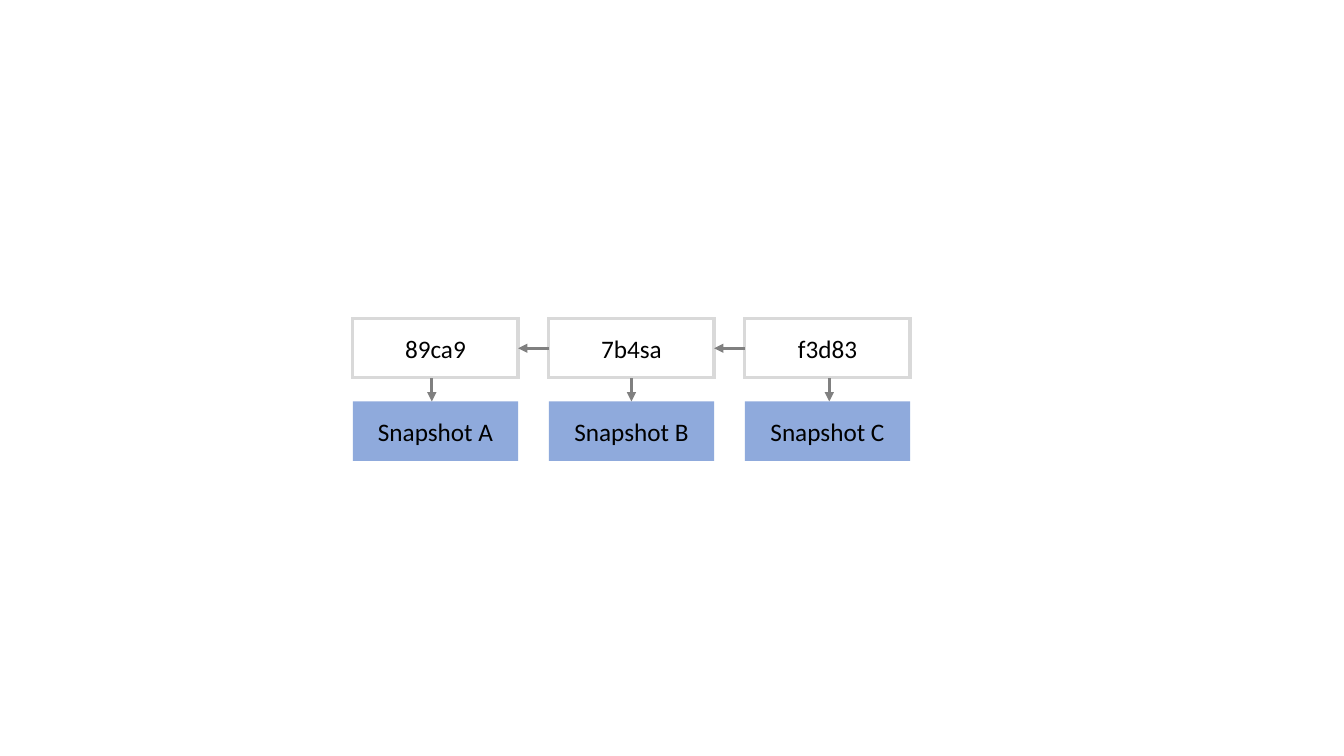
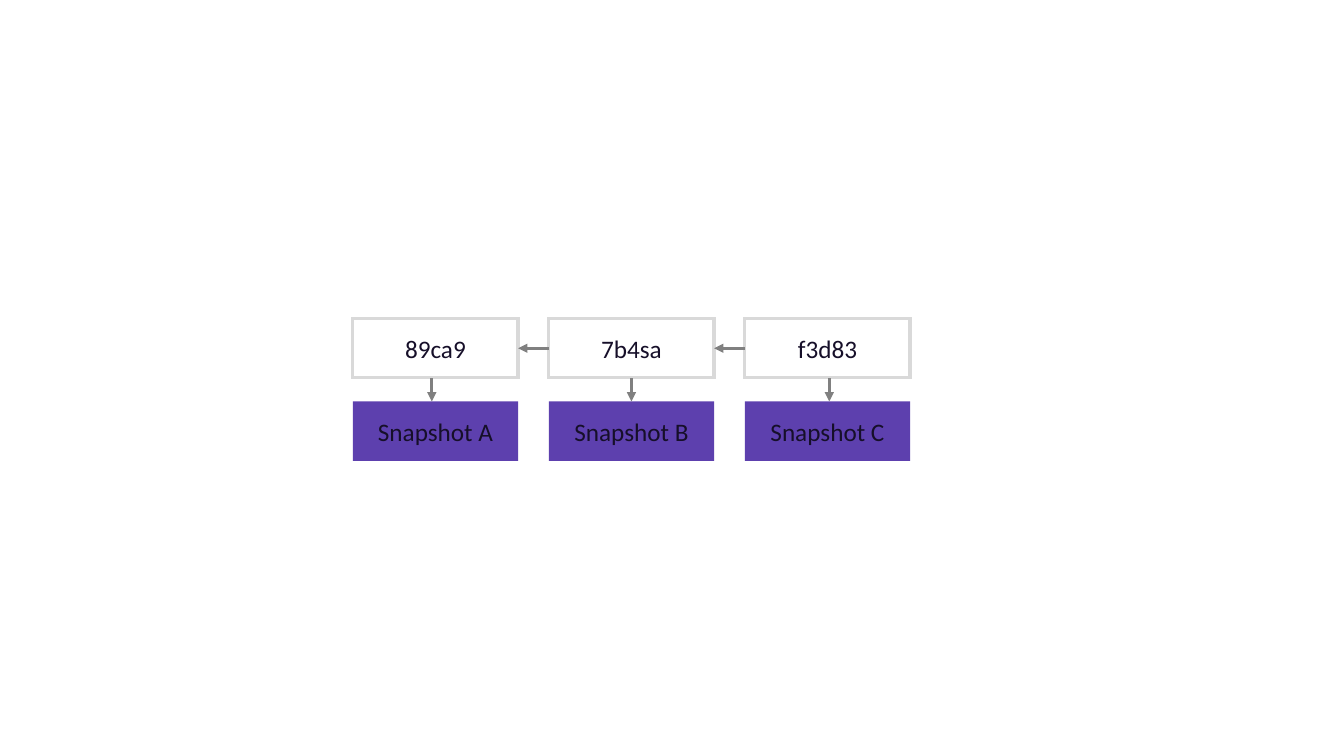
Before and after one commit to selinaZitrone/get-started-with-git, a slide deck: slide 52 of slides/img/images.pptx (slide 16 before the commit). Drawn at 1344x756 pixels with LibreOffice and Linux fonts; fonts in the diff are those of the drawing. Boxes give left, top, right and bottom in pixels: in the first picture for what was removed or moved away, otherwise in the second. Text is boxed around its words. In the diff, an @@ line names an element or a change of style, - is before the commit and + after.

```diff
--- a/slides/img/images.pptx
+++ b/slides/img/images.pptx
@@ text colour #000000 to #160F29 in 3 elements at <box>353,319,518,378</box>, <box>549,319,715,378</box>, <box>745,319,910,378</box> @@
@@ text colour #000000 to #160F29; fill #8FAADC to #5D40AE in 3 elements at <box>353,401,518,461</box>, <box>549,401,715,461</box>, <box>745,401,910,461</box> @@
```
Also in this commit, not shown: 21 other slides changed, 45 slides added, 10 slides removed, 2 other files.
